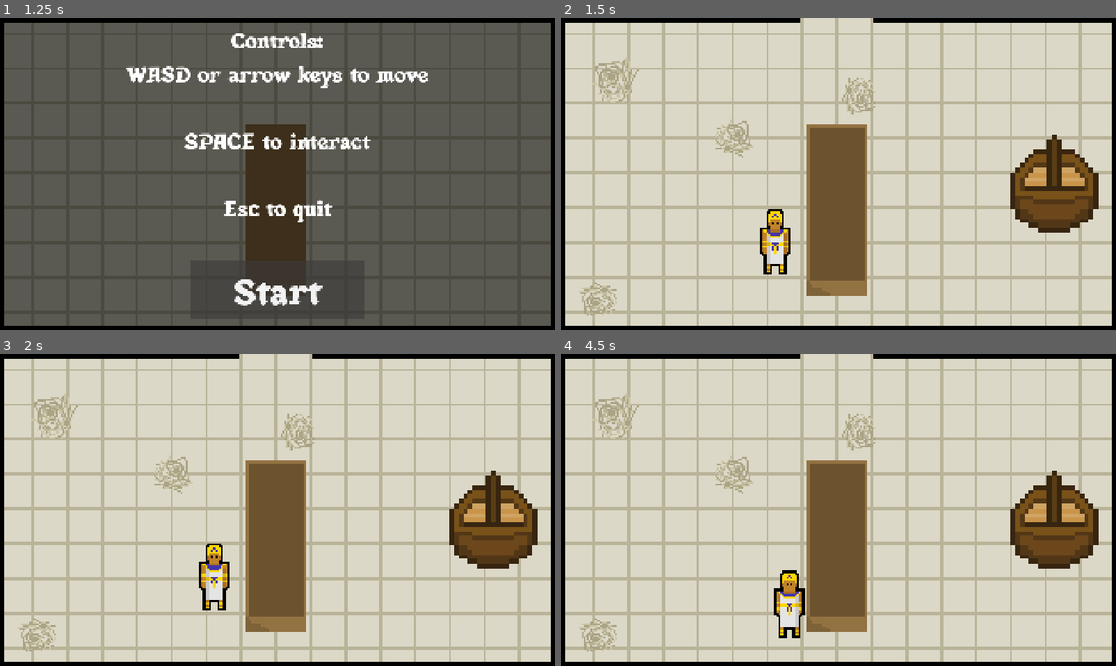
Above: before the commit, frames 1-4 (two rows, left to right).
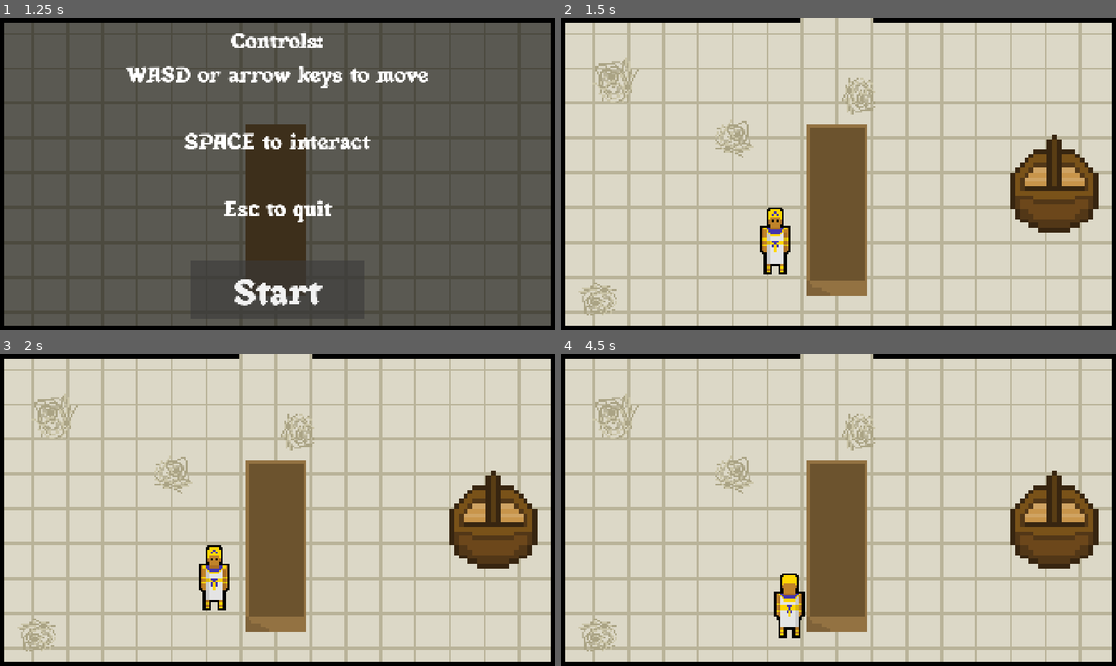
Above: after the commit, the same moments.

Repository: liadriscoll-arch/Field-of-Reeds
Game: Godot game, scene res://Scenes/start_screen.tscn
Same seed, same stepped clock (60 frames per second), same inputs: the game is played once before the commit and once after it.
Inputs:
- Up to frame 1 (1.25 s): click "Start" at 0.5 s
- Up to frame 2 (1.5 s): click "Start" at 1.25 s
- Up to frame 3 (2 s): no input
- Up to frame 4 (4.5 s): tap Enter (ui_accept) at 2, 2.27, 2.75, 3.02, 3.5, 4.25 s; hold Right (ui_right) 2.03-2.78 s; hold Down (ui_down) 2.78-3.53 s; hold Right (ui_right) 3.53-4.28 s; hold Up (ui_up) from 4.28 s (still down)

Frame 1 is identical in both runs. In frame 2, 0.3% of the frame differs, in the area x 35-42%, y 60-77%; in frame 3, 0.3%; in frame 4, 0.3%, in the area x 38-44%, y 69-86%.

Commit message:
walking animations

Diff:
--- a/Scenes/pharaoh.tscn
+++ b/Scenes/pharaoh.tscn
@@ -3,6 +3,14 @@
 [ext_resource type="Script" uid="uid://ff2g17742mfn" path="res://Scripts/player.gd" id="1_kojcx"]
 [ext_resource type="Texture2D" uid="uid://bawinh2p3uyqj" path="res://Sprites/pharoah-front.png" id="2_gvrdv"]
 [ext_resource type="Texture2D" uid="uid://csvfbog0yep2r" path="res://Sprites/def2-pharaoh.png" id="3_kojcx"]
+[ext_resource type="Texture2D" uid="uid://bi5ic20vugwbk" path="res://Sprites/walk_left_left_up.png" id="4_1vmsc"]
+[ext_resource type="Texture2D" uid="uid://bc53a6jqrcrlu" path="res://Sprites/walk_left.png" id="5_tak7s"]
+[ext_resource type="Texture2D" uid="uid://cjx6766ret6yu" path="res://Sprites/walk_left_right_up.png" id="6_tah3h"]
+[ext_resource type="Texture2D" uid="uid://bxrm5n5sciwng" path="res://Sprites/pharoah-back.png" id="7_wd3hk"]
+[ext_resource type="Texture2D" uid="uid://bp065144dmp2n" path="res://Sprites/back_walk1.png" id="8_wvkjr"]
+[ext_resource type="Texture2D" uid="uid://csl5bvgdhifk4" path="res://Sprites/back_walk2.png" id="9_gd4yq"]
+[ext_resource type="Texture2D" uid="uid://bhup7xfhnfown" path="res://Sprites/front_walk1.png" id="10_uiwbt"]
+[ext_resource type="Texture2D" uid="uid://chjvxxuxscccb" path="res://Sprites/front_walk2.png" id="11_ww4yv"]
 
 [sub_resource type="SpriteFrames" id="SpriteFrames_3vgto"]
 animations = [{
@@ -16,6 +24,57 @@
 "loop": 1,
 "name": &"default",
 "speed": 2.0
+}, {
+"frames": [{
+"duration": 1.0,
+"texture": ExtResource("5_tak7s")
+}, {
+"duration": 1.0,
+"texture": ExtResource("4_1vmsc")
+}, {
+"duration": 1.0,
+"texture": ExtResource("5_tak7s")
+}, {
+"duration": 1.0,
+"texture": ExtResource("6_tah3h")
+}],
+"loop": 1,
+"name": &"walking",
+"speed": 6.0
+}, {
+"frames": [{
+"duration": 1.0,
+"texture": ExtResource("7_wd3hk")
+}, {
+"duration": 1.0,
+"texture": ExtResource("8_wvkjr")
+}, {
+"duration": 1.0,
+"texture": ExtResource("7_wd3hk")
+}, {
+"duration": 1.0,
+"texture": ExtResource("9_gd4yq")
+}],
+"loop": 1,
+"name": &"walkingdown",
+"speed": 5.0
+}, {
+"frames": [{
+"duration": 1.0,
+"texture": ExtResource("2_gvrdv")
+}, {
+"duration": 1.0,
+"texture": ExtResource("10_uiwbt")
+}, {
+"duration": 1.0,
+"texture": ExtResource("2_gvrdv")
+}, {
+"duration": 1.0,
+"texture": ExtResource("11_ww4yv")
+}],
+"loop": 1,
+"name": &"walkingup",
+"speed": 5.0
 }]
 
 [sub_resource type="RectangleShape2D" id="RectangleShape2D_kojcx"]
@@ -32,8 +91,9 @@
 
 [node name="AnimatedSprite2D" type="AnimatedSprite2D" parent="." unique_id=872805422]
 sprite_frames = SubResource("SpriteFrames_3vgto")
+animation = &"walking"
 autoplay = "default"
-frame_progress = 0.73269135
+frame_progress = 0.2926992
 
 [node name="player_col" type="CollisionShape2D" parent="." unique_id=300721238]
 position = Vector2(0.5, 15.5)
--- a/Scripts/player.gd
+++ b/Scripts/player.gd
@@ -27,10 +27,10 @@
 			Pharoah_sprite.play("walking")
 		elif ydirection == 1:
 			Pharoah_sprite.stop()
-			Pharoah_sprite.play("walkingdown")
+			Pharoah_sprite.play("walkingup")
 		elif ydirection == -1:
 			Pharoah_sprite.stop()
-			Pharoah_sprite.play("walkingup")
+			Pharoah_sprite.play("walkingdown")
 
 		if xdirection < 0:
 			Pharoah_sprite.flip_h = false
Binary file added: Scenes/front_walk1.png
Not shown, added: Scenes/front_walk1.png.import
Binary file added: Scenes/front_walk2.png
Not shown, added: Scenes/front_walk2.png.import
Binary file added: Sprites/back_walk1.png
Not shown, added: Sprites/back_walk1.png.import
Binary file added: Sprites/back_walk2.png
Not shown, added: Sprites/back_walk2.png.import
Binary file added: Sprites/front_walk1.png
Not shown, added: Sprites/front_walk1.png.import
Binary file added: Sprites/front_walk2.png
Not shown, added: Sprites/front_walk2.png.import
(and 6 more such lines)
